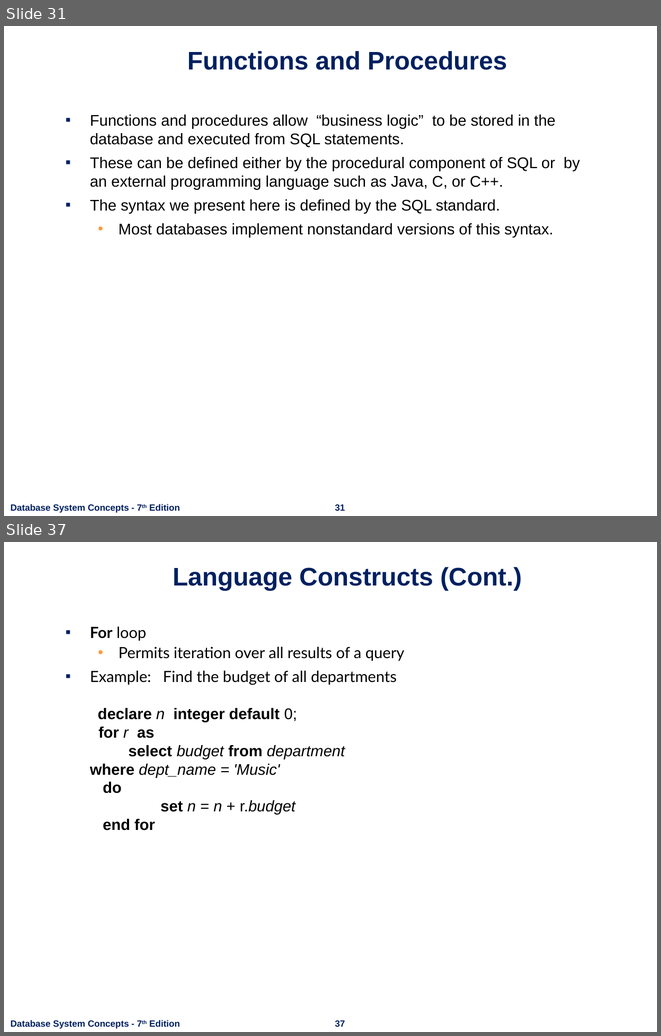
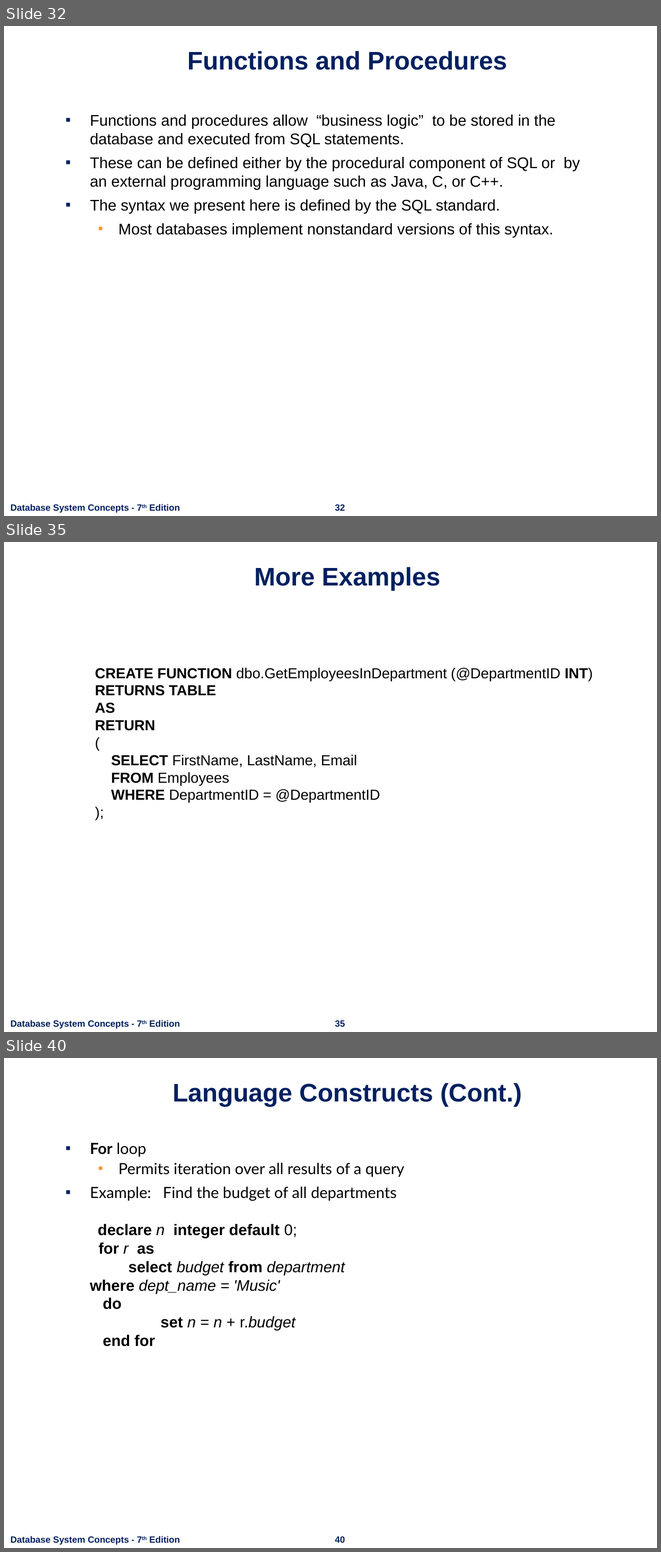
Before and after one commit to nashurgessa/DB-practices, a slide deck: Slides/L18-24 Advanced SQL.pptx. Shown one above the other, each under a label of ours: slides 31 and 37 before the commit, slides 32, 35 and 40 after it; the slides between them are not shown. The pictures are 661x1036 and 661x1552 pixels, drawn with LibreOffice and Linux fonts; fonts in the diff are those of the drawing; background and template pictures are left out. Boxes give left, top, right and bottom in pixels: in the first picture for what was removed or moved away, otherwise in the second. Text is boxed around its words. In the diff, an @@ line names an element or a change of style, - is before the commit and + after.

```diff
--- a/Slides/L18-24 Advanced SQL.pptx
+++ b/Slides/L18-24 Advanced SQL.pptx
@@ slide 35 added at <box>4,542,657,1032</box>, background #FFFFFF; not listed: 2 template elements that a slide beside it also shows @@
@@ title added at <box>254,567,440,590</box>, 28 pt, text #002060, bold @@
+More Examples
@@ text added at <box>95,668,593,803</box>, 16 pt, text #000000 @@
+CREATE FUNCTION dbo.GetEmployeesInDepartment (@DepartmentID INT)
+RETURNS TABLE
+AS
+RETURN
+(
+SELECT FirstName, LastName, Email
+FROM Employees
+WHERE DepartmentID = @DepartmentID
+);
@@ what was slide 31 is now slide 32 @@
@@ page number at <box>335,504,345,510</box>: text changed @@
-31
+32
@@ what was slide 37 is now slide 40 @@
@@ page number at <box>335,1536,345,1542</box>: text changed @@
-37
+40
```
Also in this commit, not shown: 3 slides changed, 2 other slides added, 17 slides removed, 7 other files.
